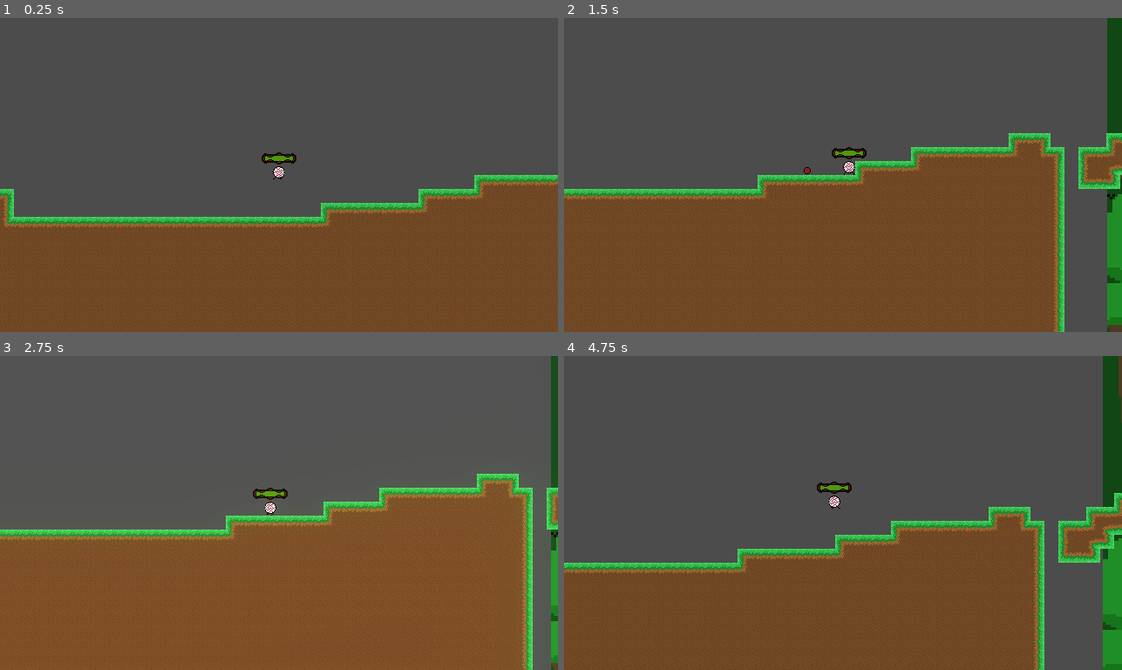
Above: before the commit, frames 1-4 (two rows, left to right).
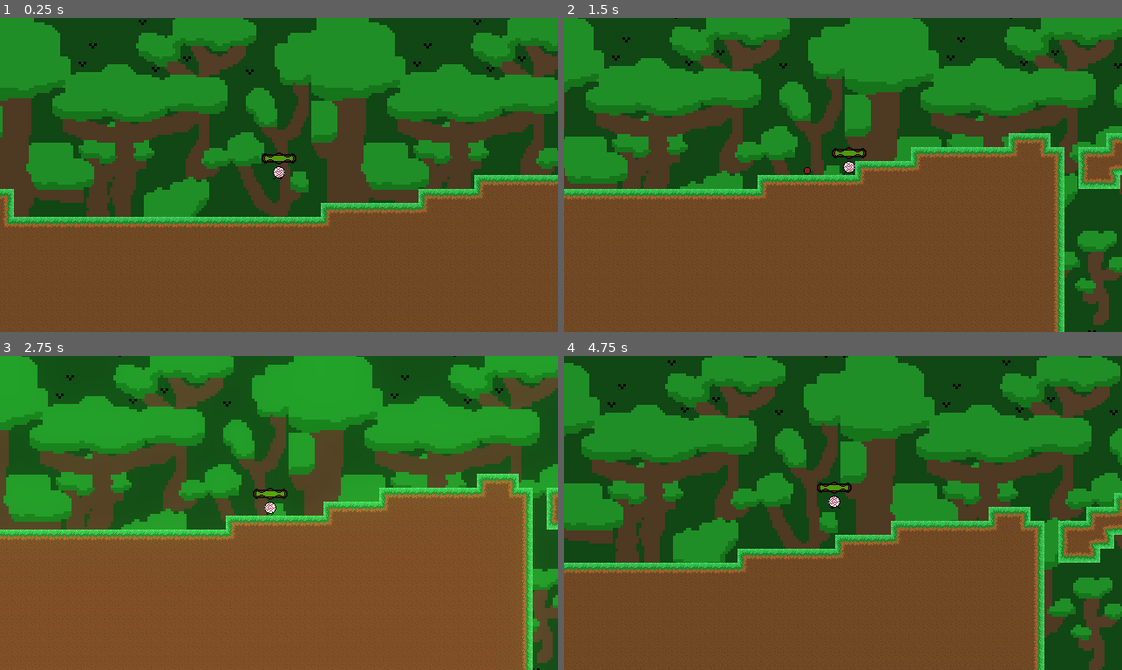
Above: after the commit, the same moments.

Repository: epimetheusgames/EyeSore
Game: Godot game, scene res://World.tscn
The game is run twice, just before and just after one commit, with the same random seed, the same clock (stepped at 60 frames per second) and the same inputs.
Inputs (mouse positions are in pixels of both pictures, inside the frame that each line leads up to):
- Up to frame 1 (0.25 s): no input
- Up to frame 2 (1.5 s): tap Enter (ui_accept) at 0.5, 0.6 s; move the mouse to (965, 159) at 0.52 s; hold D (movement_right) from 0.53 s (still down); tap Space (movement_jump) at 0.77 s; move the mouse to (731, 190) at 1.27 s; click (731, 190) at 1.35 s
- Up to frame 3 (2.75 s): tap Space (movement_jump) at 1.52 s; tap Enter (ui_accept) at 1.55, 2.3 s; move the mouse to (334, 443) at 2.02 s; release D (movement_right) at 2.03 s; hold A (movement_left) from 2.03 s (still down); right-click (334, 443) at 2.1 s
- Up to frame 4 (4.75 s): move the mouse to (815, 575) at 2.77 s; release A (movement_left) at 2.78 s; hold D (movement_right) 2.78-4.28 s; tap Alt (self_destruct) at 2.85 s; tap Space (movement_jump) at 3.02, 3.77, 4.52 s; tap Enter (ui_accept) at 3.05, 3.6, 4.35 s; move the mouse to (1010, 560) at 3.52 s; move the mouse to (675, 465) at 4.27 s; hold A (movement_left) from 4.28 s (still down)

The runs differ from the first frame. In frame 1, 59% of the frame differs, in the area x 0-100%, y 0-64%; in frame 2, 51%; in frame 3, 51%; in frame 4, 62%, in the area x 0-100%, y 0-100%.

Commit message:
i was experimentinng with my new michrophone in audacity and made a new click sfx, it is just a test so we don't have to keep it, but if we want to we can

Diff:
--- a/OGPC_Project_Native_Directory/MainMenu.tscn
+++ b/OGPC_Project_Native_Directory/MainMenu.tscn
@@ -2,7 +2,7 @@
 
 [ext_resource path="res://TestMenuBg.mp3" type="AudioStream" id=1]
 [ext_resource path="res://MainMenuHandler.gd" type="Script" id=2]
-[ext_resource path="res://OGPC-UI-Click-SFX.ogg" type="AudioStream" id=3]
+[ext_resource path="res://OGPC-UI-Click-SFX-2.ogg" type="AudioStream" id=3]
 
 [sub_resource type="Shader" id=1]
 
@@ -19,3 +19,4 @@
 
 [node name="ClickAudio" type="AudioStreamPlayer" parent="."]
 stream = ExtResource( 3 )
+volume_db = 2.622
--- a/OGPC_Project_Native_Directory/World.tscn
+++ b/OGPC_Project_Native_Directory/World.tscn
@@ -234,7 +234,7 @@
 motion_mirroring = Vector2( 128, 128 )
 
 [node name="Sprite" type="Sprite" parent="Jungle_Background/Jungle_Background_Layer_1"]
-position = Vector2( 301.333, 12 )
+position = Vector2( -183, 68 )
 texture = ExtResource( 4 )
 centered = false
 region_enabled = true
Not shown, added: OGPC_Project_Native_Directory/AudioAssets/OGPC-UI-Click-SFX-2.ogg.import
Not shown, added: OGPC_Project_Native_Directory/OGPC-UI-Click-SFX-2.ogg.import
Not shown, added: OGPC_Project_Native_Directory/AudioAssets/OGPC-UI-Click-SFX-2.ogg
Not shown, added: OGPC_Project_Native_Directory/OGPC-UI-Click-SFX-2.ogg
